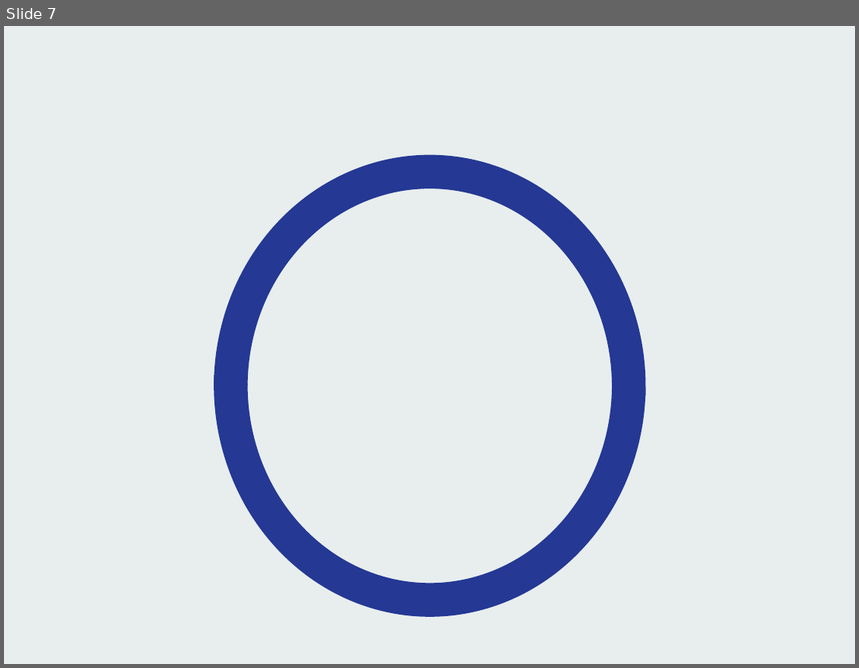
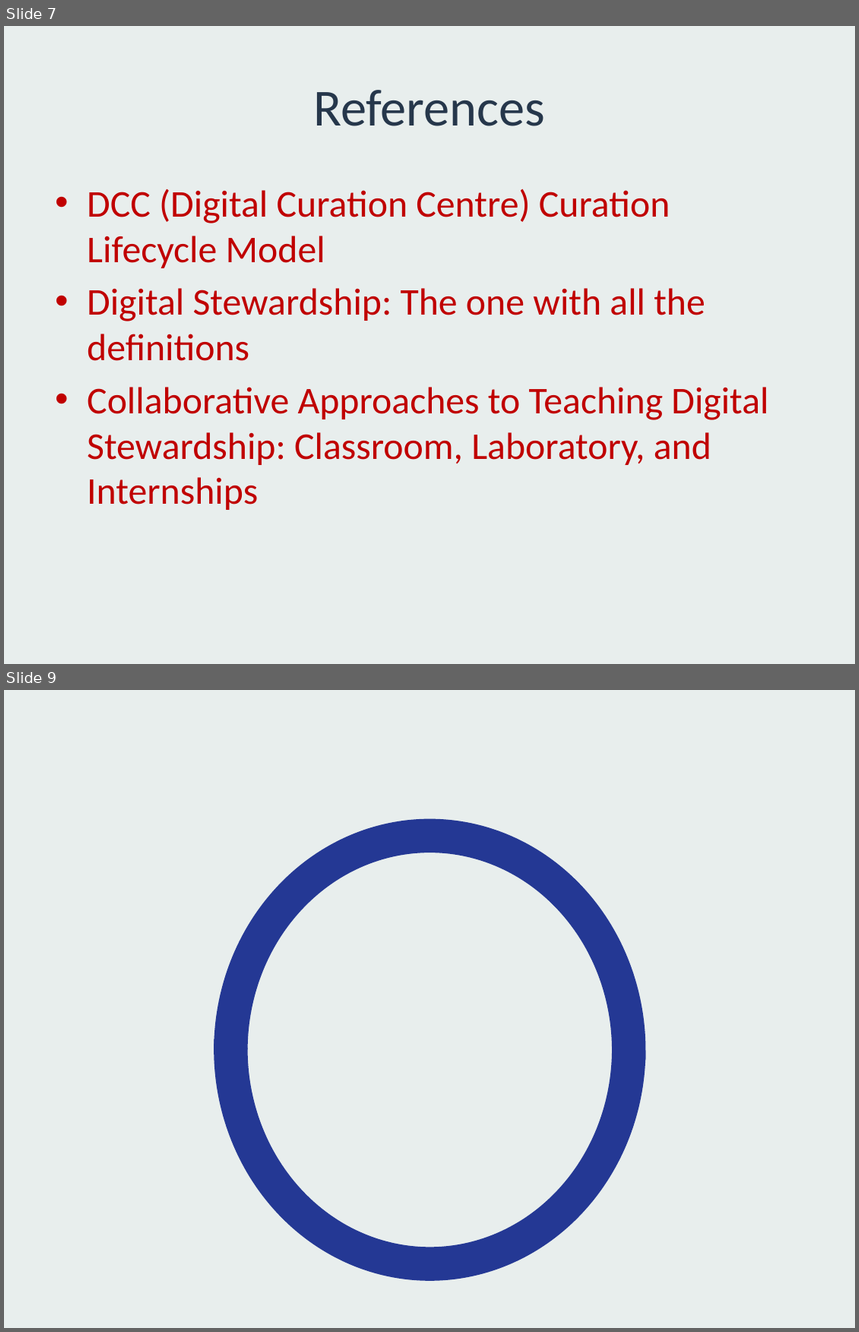
Before and after one commit to sarahjeansweeney/various_files, a slide deck: Presentations/Open Repositories 2016/Digital Stewardship/DigitalStewardship.pptx. Shown one above the other, each under a label of ours: slide 7 before the commit, slides 7 and 9 after it; the slides between them are not shown. The pictures are 859x668 and 859x1332 pixels, drawn with LibreOffice and Linux fonts; fonts in the diff are those of the drawing. Boxes give left, top, right and bottom in pixels: in the first picture for what was removed or moved away, otherwise in the second. Text is boxed around its words. In the diff, an @@ line names an element or a change of style, - is before the commit and + after.

```diff
--- a/Presentations/Open Repositories 2016/Digital Stewardship/DigitalStewardship.pptx
+++ b/Presentations/Open Repositories 2016/Digital Stewardship/DigitalStewardship.pptx
@@ slide 7 added at [4,26,855,664], background #E8EEED @@
@@ title added at [313,90,545,126], 44 pt, text #26374B @@
+References
@@ text added at [87,189,769,510], 32 pt, text #C00000 @@
+• DCC (Digital Curation Centre) Curation Lifecycle Model
+• Digital Stewardship: The one with all the definitions
+• Collaborative Approaches to Teaching Digital Stewardship: Classroom, Laboratory, and Internships
@@ what was slide 7 is now slide 9 @@
```
Also in this commit, not shown: 2 slides changed, 5 other slides added, 4 slides removed.
